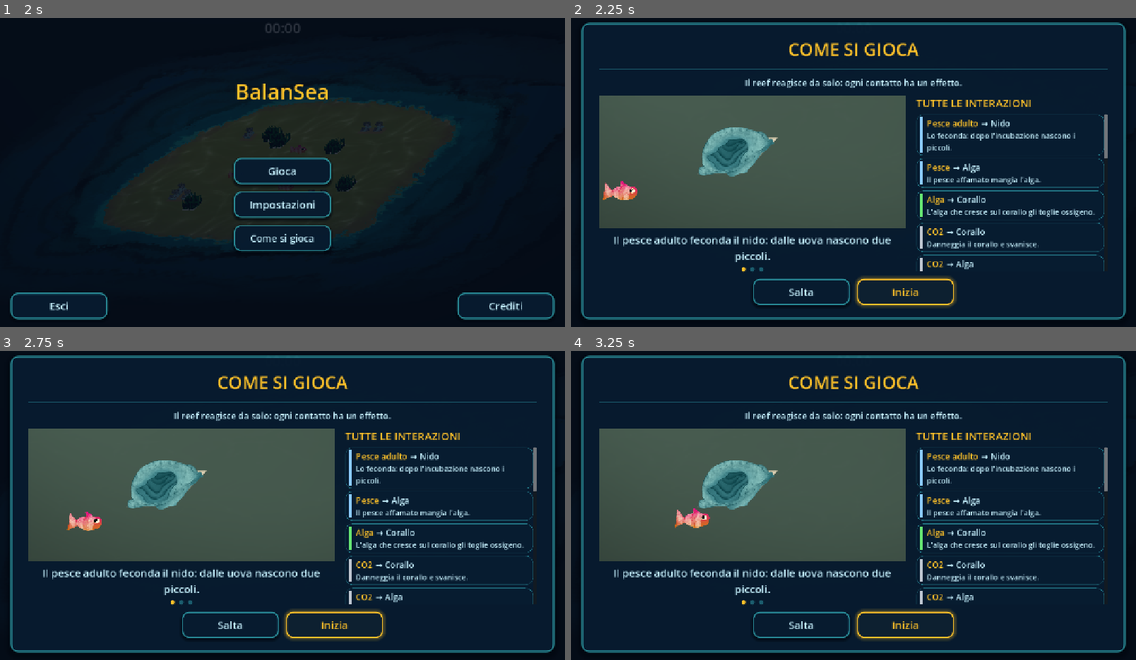
Above: before the commit, frames 1-4 (two rows, left to right).
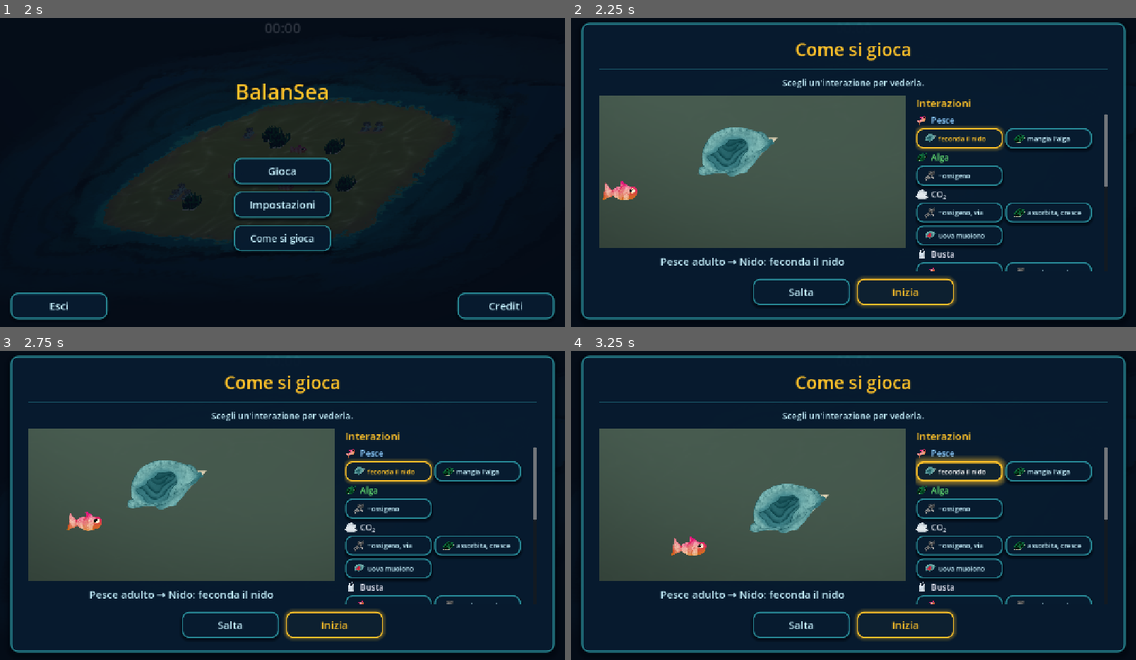
Above: after the commit, the same moments.

Repository: TakFog/rgj2026
Game: Godot game, scene res://main/main.tscn
Two runs of this game, one before a commit and one after it. Both use one fixed random seed, a clock stepped at 60 frames per second and the inputs below. Sound files missing from this copy of the repository are replaced by a short silence.
Inputs (mouse positions are in pixels of both pictures, inside the frame that each line leads up to):
- Up to frame 1 (2 s): click "Impostazioni" at 0.5 s; click "Indietro" at 1.25 s
- Up to frame 2 (2.25 s): click "Gioca" at 2 s
- Up to frame 3 (2.75 s): no input
- Up to frame 4 (3.25 s): click (960, 471) at 2.75 s, where only the run after the commit has a clickable "feconda il nido"

Frame 1 is identical in both runs. In frame 2, 10% of the frame differs, in the area x 5-95%, y 7-83%; in frame 3, 10%; in frame 4, 14%.

Commit message:
Rework Come si gioca into grouped interaction chips and a driven stage

Diff:
--- /dev/null
+++ b/core/tutorial_icons.gd
@@ -0,0 +1,38 @@
+class_name TutorialIcons
+extends RefCounted
+## Shared icon textures for the "Come si gioca" chips and stage. Reuses the
+## game's own sprites so the reference looks like the reef, not a generic UI.
+
+const CO2_TEXTURE := preload("res://assets/sprites/temp/co2_cloud.svg")
+
+const HEIGHTS := {
+	&"fish": 70.0,
+	&"coral": 140.0,
+	&"algae": 105.0,
+	&"nest": 130.0,
+	&"nest_eggs": 130.0,
+	&"co2": 100.0,
+	&"bag": 80.0,
+	&"cyclone": 110.0,
+	&"predator": 120.0,
+	&"turtle": 100.0,
+}
+
+
+static func texture(id: StringName) -> Texture2D:
+	match id:
+		&"fish": return FishVisual.TEXTURE
+		&"coral": return Coral.CORAL_TEXTURE
+		&"algae": return Algae.TEXTURE
+		&"nest": return Nest.EMPTY_TEXTURE
+		&"nest_eggs": return Nest.EGGS_TEXTURE
+		&"co2": return CO2_TEXTURE
+		&"bag": return PlasticBag.TEXTURE
+		&"cyclone": return Cyclone.TEXTURE
+		&"predator": return PredatorVisual.TEXTURE
+		&"turtle": return TurtleVisual.TEXTURE
+		_: return null
+
+
+static func height(id: StringName) -> float:
+	return HEIGHTS.get(id, 100.0)
--- a/core/tutorial_interactions.gd
+++ b/core/tutorial_interactions.gd
@@ -1,98 +1,98 @@
 class_name TutorialInteractions
 extends RefCounted
-## Complete player-facing interaction reference for the "Come si gioca" screen.
-## Mirrors docs/GDD.md §8 (plus the two core fish behaviours), but describes the
-## effects qualitatively so balance-number changes do not make the tutorial stale.
+## Player-facing interaction reference for the "Come si gioca" screen.
+## Mirrors docs/GDD.md §8 (plus the two core fish behaviours). Effects are short
+## so they fit on a chip and stay true if balance numbers change.
 
 const ROWS: Array[Dictionary] = [
 	{
-		"agent": "Pesce adulto", "target": "Nido",
-		"effect": "Lo feconda: dopo l'incubazione nascono i piccoli.",
-		"color": Color(0.55, 0.8, 1.0),
+		"id": &"fish_nest", "group": "Pesce", "agent": "Pesce adulto",
+		"agent_id": &"fish", "target": "Nido", "target_id": &"nest",
+		"short": "feconda il nido", "color": Color(0.55, 0.8, 1.0),
 	},
 	{
-		"agent": "Pesce", "target": "Alga",
-		"effect": "Il pesce affamato mangia l'alga.",
-		"color": Color(0.55, 0.8, 1.0),
+		"id": &"fish_algae", "group": "Pesce", "agent": "Pesce",
+		"agent_id": &"fish", "target": "Alga", "target_id": &"algae",
+		"short": "mangia l'alga", "color": Color(0.55, 0.8, 1.0),
 	},
 	{
-		"agent": "Alga", "target": "Corallo",
-		"effect": "L'alga che cresce sul corallo gli toglie ossigeno.",
-		"color": Color(0.4, 0.9, 0.45),
+		"id": &"algae_coral", "group": "Alga", "agent": "Alga",
+		"agent_id": &"algae", "target": "Corallo", "target_id": &"coral",
+		"short": "−ossigeno", "color": Color(0.4, 0.9, 0.45),
 	},
 	{
-		"agent": "CO2", "target": "Corallo",
-		"effect": "Danneggia il corallo e svanisce.",
-		"color": Color(0.75, 0.78, 0.82),
+		"id": &"co2_coral", "group": "CO₂", "agent": "CO₂",
+		"agent_id": &"co2", "target": "Corallo", "target_id": &"coral",
+		"short": "−ossigeno, via", "color": Color(0.75, 0.78, 0.82),
 	},
 	{
-		"agent": "CO2", "target": "Alga",
-		"effect": "Viene assorbita e l'alga si espande subito.",
-		"color": Color(0.75, 0.78, 0.82),
+		"id": &"co2_algae", "group": "CO₂", "agent": "CO₂",
+		"agent_id": &"co2", "target": "Alga", "target_id": &"algae",
+		"short": "assorbita, cresce", "color": Color(0.75, 0.78, 0.82),
 	},
 	{
-		"agent": "CO2", "target": "Nido con uova",
-		"effect": "Le uova muoiono; il nido torna vuoto.",
-		"color": Color(0.75, 0.78, 0.82),
+		"id": &"co2_nest", "group": "CO₂", "agent": "CO₂",
+		"agent_id": &"co2", "target": "Nido con uova", "target_id": &"nest_eggs",
+		"short": "uova muoiono", "color": Color(0.75, 0.78, 0.82),
 	},
 	{
-		"agent": "Busta", "target": "Pesce",
-		"effect": "Il pesce muore; la busta resta.",
-		"color": Color(0.9, 0.9, 0.95),
+		"id": &"bag_fish", "group": "Busta", "agent": "Busta",
+		"agent_id": &"bag", "target": "Pesce", "target_id": &"fish",
+		"short": "pesce muore", "color": Color(0.9, 0.9, 0.95),
 	},
 	{
-		"agent": "Busta", "target": "Corallo",
-		"effect": "Danneggia il corallo e svanisce.",
-		"color": Color(0.9, 0.9, 0.95),
+		"id": &"bag_coral", "group": "Busta", "agent": "Busta",
+		"agent_id": &"bag", "target": "Corallo", "target_id": &"coral",
+		"short": "−ossigeno, via", "color": Color(0.9, 0.9, 0.95),
 	},
 	{
-		"agent": "Ciclone", "target": "Pesce o alga",
-		"effect": "Pesci e alghe vengono distrutti.",
-		"color": Color(0.45, 0.85, 0.95),
+		"id": &"cyclone_fish_algae", "group": "Ciclone", "agent": "Ciclone",
+		"agent_id": &"cyclone", "target": "Pesce o alga", "target_id": &"fish",
+		"short": "distrutti", "color": Color(0.45, 0.85, 0.95),
 	},
 	{
-		"agent": "Ciclone", "target": "Nido",
-		"effect": "Il nido viene distrutto.",
-		"color": Color(0.45, 0.85, 0.95),
+		"id": &"cyclone_nest", "group": "Ciclone", "agent": "Ciclone",
+		"agent_id": &"cyclone", "target": "Nido", "target_id": &"nest",
+		"short": "nido distrutto", "color": Color(0.45, 0.85, 0.95),
 	},
 	{
-		"agent": "Ciclone", "target": "CO2 o busta",
-		"effect": "Le minacce vengono rimosse.",
-		"color": Color(0.45, 0.85, 0.95),
+		"id": &"cyclone_threat", "group": "Ciclone", "agent": "Ciclone",
+		"agent_id": &"cyclone", "target": "CO₂ o busta", "target_id": &"co2",
+		"short": "minaccia via", "color": Color(0.45, 0.85, 0.95),
 	},
 	{
-		"agent": "Ciclone", "target": "Predatore",
-		"effect": "Il predatore viene rimosso.",
-		"color": Color(0.45, 0.85, 0.95),
+		"id": &"cyclone_predator", "group": "Ciclone", "agent": "Ciclone",
+		"agent_id": &"cyclone", "target": "Predatore", "target_id": &"predator",
+		"short": "predatore via", "color": Color(0.45, 0.85, 0.95),
 	},
 	{
-		"agent": "Ciclone", "target": "Corallo",
-		"effect": "Il corallo muore; il ciclone svanisce.",
-		"color": Color(0.45, 0.85, 0.95),
+		"id": &"cyclone_coral", "group": "Ciclone", "agent": "Ciclone",
+		"agent_id": &"cyclone", "target": "Corallo", "target_id": &"coral",
+		"short": "corallo muore", "color": Color(0.45, 0.85, 0.95),
 	},
 	{
-		"agent": "Predatore", "target": "Pesce",
-		"effect": "Il predatore mangia il pesce.",
-		"color": Color(1.0, 0.55, 0.25),
+		"id": &"predator_fish", "group": "Predatore", "agent": "Predatore",
+		"agent_id": &"predator", "target": "Pesce", "target_id": &"fish",
+		"short": "mangiato", "color": Color(1.0, 0.55, 0.25),
 	},
 	{
-		"agent": "Predatore", "target": "Nido con uova",
-		"effect": "Mangia le uova; il nido torna vuoto.",
-		"color": Color(1.0, 0.55, 0.25),
+		"id": &"predator_eggs", "group": "Predatore", "agent": "Predatore",
+		"agent_id": &"predator", "target": "Nido con uova", "target_id": &"nest_eggs",
+		"short": "uova mangiate", "color": Color(1.0, 0.55, 0.25),
 	},
 	{
-		"agent": "Tartaruga", "target": "Predatore",
-		"effect": "Lo allontana: smette di cacciare e se ne va.",
-		"color": Color(0.4, 1.0, 0.6),
+		"id": &"turtle_predator", "group": "Tartaruga", "agent": "Tartaruga",
+		"agent_id": &"turtle", "target": "Predatore", "target_id": &"predator",
+		"short": "lo allontana", "color": Color(0.4, 1.0, 0.6),
 	},
 	{
-		"agent": "Tartaruga", "target": "Busta",
-		"effect": "Rimuove la busta, poi se ne va.",
-		"color": Color(0.4, 1.0, 0.6),
+		"id": &"turtle_bag", "group": "Tartaruga", "agent": "Tartaruga",
+		"agent_id": &"turtle", "target": "Busta", "target_id": &"bag",
+		"short": "busta via", "color": Color(0.4, 1.0, 0.6),
 	},
 	{
-		"agent": "Tartaruga", "target": "Alga",
-		"effect": "La mangia, più in fretta di un pesce.",
-		"color": Color(0.4, 1.0, 0.6),
+		"id": &"turtle_algae", "group": "Tartaruga", "agent": "Tartaruga",
+		"agent_id": &"turtle", "target": "Alga", "target_id": &"algae",
+		"short": "mangia l'alga", "color": Color(0.4, 1.0, 0.6),
 	},
 ]
--- /dev/null
+++ b/tests/unit/test_tutorial_icons.gd
@@ -0,0 +1,14 @@
+extends TestCase
+## Every interaction icon must resolve to one of the game's own textures.
+
+func test_every_icon_has_a_texture() -> void:
+	for id in [
+		&"fish", &"coral", &"algae", &"nest", &"nest_eggs",
+		&"co2", &"bag", &"cyclone", &"predator", &"turtle",
+	]:
+		assert_true(TutorialIcons.texture(id) != null, "missing icon: %s" % id)
+		assert_true(TutorialIcons.height(id) > 0.0, "missing height: %s" % id)
+
+
+func test_unknown_icon_returns_null() -> void:
+	assert_eq(TutorialIcons.texture(&"nope"), null)
--- a/tests/unit/test_tutorial_interactions.gd
+++ b/tests/unit/test_tutorial_interactions.gd
@@ -5,20 +5,23 @@
 	var keys := {}
 	for row in TutorialInteractions.ROWS:
 		assert_false(row["agent"].is_empty(), "empty agent")
+		assert_false(row["agent_id"].is_empty(), "empty agent id")
 		assert_false(row["target"].is_empty(), "empty target")
-		assert_false(row["effect"].is_empty(), "empty effect")
+		assert_false(row["target_id"].is_empty(), "empty target id")
+		assert_false(row["short"].is_empty(), "empty short effect")
+		assert_false(row["group"].is_empty(), "empty group")
 		keys["%s|%s" % [row["agent"], row["target"]]] = true
 
 	for key in [
 		"Alga|Corallo",
-		"CO2|Corallo",
-		"CO2|Alga",
-		"CO2|Nido con uova",
+		"CO₂|Corallo",
+		"CO₂|Alga",
+		"CO₂|Nido con uova",
 		"Busta|Pesce",
 		"Busta|Corallo",
 		"Ciclone|Pesce o alga",
 		"Ciclone|Nido",
-		"Ciclone|CO2 o busta",
+		"Ciclone|CO₂ o busta",
 		"Ciclone|Predatore",
 		"Ciclone|Corallo",
 		"Predatore|Pesce",
--- a/tests/unit/test_tutorial_stage.gd
+++ b/tests/unit/test_tutorial_stage.gd
@@ -1,26 +1,26 @@
 extends TestCase
 
 
-func test_every_step_builds_visuals() -> void:
+func test_every_interaction_builds_visuals() -> void:
 	var stage := TutorialStage.new()
-	for i in TutorialSequence.CAPTIONS.size():
-		stage.show_step(i)
-		assert_true(stage.sprite_count() > 0, "step %d has no visuals" % i)
+	for row in TutorialInteractions.ROWS:
+		stage.show_interaction(row)
+		assert_true(stage.sprite_count() > 0, "interaction %s has no visuals" % row["id"])
 	stage.stop()
 	assert_eq(stage.sprite_count(), 0)
 
 
-func test_rebuilding_a_step_does_not_stack_visuals() -> void:
+func test_rebuilding_an_interaction_does_not_stack_visuals() -> void:
 	var stage := TutorialStage.new()
-	stage.show_step(0)
+	stage.show_interaction(TutorialInteractions.ROWS[0])
 	var first := stage.sprite_count()
-	stage.show_step(0)
-	assert_eq(stage.sprite_count(), first, "show_step must clear before rebuilding")
+	stage.show_interaction(TutorialInteractions.ROWS[0])
+	assert_eq(stage.sprite_count(), first, "show_interaction must clear before rebuilding")
 
 
 func test_stage_does_not_join_gameplay_groups() -> void:
 	var stage := TutorialStage.new()
-	stage.show_step(2)
+	stage.show_interaction(TutorialInteractions.ROWS[2])
 	for node in stage.visual_nodes():
 		for group in [Groups.FISH, Groups.NESTS, Groups.CORALS, Groups.ALGAE, Groups.THREATS]:
 			assert_false(node.is_in_group(group), "%s joined %s" % [node.name, group])
--- a/ui/b_tutorial_screen.gd
+++ b/ui/b_tutorial_screen.gd
@@ -13,19 +13,21 @@
 enum Mode { START, REVIEW }
 enum InputAction { NONE, NEXT, PRIMARY }
 
-const SECONDS_PER_STEP := 6.0
+## Replay the selected interaction after this many seconds.
+const LOOP_SECONDS := 5.8
 const SCREEN_MARGIN := 24.0
 const RIGHT_COLUMN_MIN_WIDTH := 340.0
 const CAPTION_FONT_SIZE := 24
 
 var _mode := Mode.START
-var _sequence: TutorialSequence
 var _stage: TutorialStage
 var _caption: Label
-var _dots: Array[Panel] = []
 var _skip: Button
 var _primary: Button
 var _elapsed := 0.0
+var _selected_index := 0
+var _chips: Array[Button] = []
+var _chip_rows: Array[int] = []
 
 
 static func primary_label(mode: Mode) -> String:
@@ -57,8 +59,6 @@
 	color = SeaStyle.OVERLAY_COLOR
 	set_anchors_and_offsets_preset(Control.PRESET_FULL_RECT)
 
-	_sequence = TutorialSequence.new()
-
 	var margin := MarginContainer.new()
 	margin.set_anchors_and_offsets_preset(Control.PRESET_FULL_RECT)
 	for side in ["left", "right", "top", "bottom"]:
@@ -78,13 +78,13 @@
 	card.add_child(box)
 
 	var title := Label.new()
-	title.text = "COME SI GIOCA"
+	title.text = "Come si gioca"
 	SeaStyle.style_title(title)
 	box.add_child(title)
 	box.add_child(SeaStyle.divider())
 
 	var intro := Label.new()
-	intro.text = "Il reef reagisce da solo: ogni contatto ha un effetto."
+	intro.text = "Scegli un'interazione per vederla."
 	intro.horizontal_alignment = HORIZONTAL_ALIGNMENT_CENTER
 	intro.add_theme_font_size_override("font_size", 20)
 	intro.add_theme_color_override("font_color", SeaStyle.CAPTION_COLOR)
@@ -118,7 +118,6 @@
 	_caption.custom_minimum_size = Vector2(0, 46)
 	_caption.size_flags_horizontal = Control.SIZE_EXPAND_FILL
 	left.add_child(_caption)
-	left.add_child(_build_dots())
 
 	# Right: the complete GDD §8 interaction reference.
 	var right := VBoxContainer.new()
@@ -129,7 +128,7 @@
 	content.add_child(right)
 
 	var list_title := Label.new()
-	list_title.text = "TUTTE LE INTERAZIONI"
+	list_title.text = "Interazioni"
 	list_title.add_theme_font_size_override("font_size", 24)
 	list_title.add_theme_color_override("font_color", SeaStyle.SAND_COLOR)
 	right.add_child(list_title)
@@ -145,8 +144,8 @@
 	rows.add_theme_constant_override("separation", 6)
 	rows.mouse_filter = Control.MOUSE_FILTER_IGNORE
 	scroll.add_child(rows)
-	for data in TutorialInteractions.ROWS:
-		rows.add_child(_interaction_row(data))
+	for group in _grouped_rows():
+		rows.add_child(_build_group(group))
 
 	var actions := HBoxContainer.new()
 	actions.alignment = BoxContainer.ALIGNMENT_CENTER
@@ -166,12 +165,11 @@
 ## Shows the tutorial in START (after Play) or REVIEW (from the menu).
 func open(mode: Mode) -> void:
 	_mode = mode
-	_sequence.reset()
 	_elapsed = 0.0
 	visible = true
 	_skip.visible = skip_visible(mode)
 	_primary.text = primary_label(mode)
-	_show_current()
+	_select_interaction(0)
 
 
 func close() -> void:
@@ -183,21 +181,38 @@
 	if not visible:
 		return
 	_elapsed += delta
-	if _elapsed >= SECONDS_PER_STEP:
-		_next_step()
-
-
-func _next_step() -> void:
-	_sequence.advance()
+	if _elapsed >= LOOP_SECONDS:
+		_elapsed = 0.0
+		_stage.show_interaction(TutorialInteractions.ROWS[_selected_index])
+
+
+## Selects one interaction: rebuilds the stage and refreshes the chip highlight.
+func _select_interaction(index: int) -> void:
+	if index < 0 or index >= TutorialInteractions.ROWS.size():
+		return
+	_selected_index = index
 	_elapsed = 0.0
-	_show_current()
-
-
-func _show_current() -> void:
-	_stage.show_step(_sequence.index)
-	_caption.text = _sequence.caption()
-	for i in _dots.size():
-		_dots[i].add_theme_stylebox_override("panel", _dot_style(i == _sequence.index))
+	var row := TutorialInteractions.ROWS[index]
+	_stage.show_interaction(row)
+	_caption.text = "%s → %s: %s" % [row["agent"], row["target"], row["short"]]
+	_refresh_chips()
+
+
+func _select_next() -> void:
+	_select_interaction((_selected_index + 1) % TutorialInteractions.ROWS.size())
+
+
+func _on_chip_pressed(index: int) -> void:
+	button_pressed.emit()
+	_select_interaction(index)
+
+
+func _refresh_chips() -> void:
+	for i in _chips.size():
+		if _chip_rows[i] == _selected_index:
+			SeaStyle.style_highlighted_button(_chips[i])
+		else:
+			SeaStyle.style_button(_chips[i])
 
 
 func _on_primary_pressed() -> void:
@@ -235,93 +250,84 @@
 			_on_primary_pressed()
 		InputAction.NEXT:
 			get_viewport().set_input_as_handled()
-			_next_step()
-
-
-## One interaction row: coloured agent name, arrow, target and effect.
-func _interaction_row(data: Dictionary) -> Control:
-	var panel := PanelContainer.new()
-	var style := SeaStyle.card_box(0.15, 1)
-	style.shadow_size = 0
-	style.content_margin_left = 10.0
-	style.content_margin_right = 10.0
-	style.content_margin_top = 7.0
-	style.content_margin_bottom = 7.0
-	panel.add_theme_stylebox_override("panel", style)
-	panel.size_flags_horizontal = Control.SIZE_EXPAND_FILL
-	panel.mouse_filter = Control.MOUSE_FILTER_IGNORE
-
-	var row := HBoxContainer.new()
-	row.add_theme_constant_override("separation", 10)
-	row.mouse_filter = Control.MOUSE_FILTER_IGNORE
-	panel.add_child(row)
-
-	var accent := ColorRect.new()
-	accent.color = data.get("color", SeaStyle.RIM_COLOR)
-	accent.custom_minimum_size = Vector2(4, 0)
-	accent.mouse_filter = Control.MOUSE_FILTER_IGNORE
-	row.add_child(accent)
-
-	var text := VBoxContainer.new()
-	text.size_flags_horizontal = Control.SIZE_EXPAND_FILL
-	text.add_theme_constant_override("separation", 2)
-	text.mouse_filter = Control.MOUSE_FILTER_IGNORE
-	row.add_child(text)
+			_select_next()
+
+
+## Preserves the source order while grouping rows by their agent.
+func _grouped_rows() -> Array[Dictionary]:
+	var groups: Array[Dictionary] = []
+	var by_label := {}
+	for i in TutorialInteractions.ROWS.size():
+		var row := TutorialInteractions.ROWS[i]
+		var label: String = row["group"]
+		if not by_label.has(label):
+			var group := {
+				"label": label,
+				"agent_id": row["agent_id"],
+				"color": row["color"],
+				"rows": [],
+			}
+			by_label[label] = group
+			groups.append(group)
+		var current: Dictionary = by_label[label]
+		current["rows"].append({"row": row, "index": i})
+	return groups
+
+
+func _build_group(group: Dictionary) -> Control:
+	var section := VBoxContainer.new()
+	section.size_flags_horizontal = Control.SIZE_EXPAND_FILL
+	section.add_theme_constant_override("separation", 5)
+	section.mouse_filter = Control.MOUSE_FILTER_IGNORE
 
 	var header := HBoxContainer.new()
-	header.add_theme_constant_override("separation", 6)
+	header.add_theme_constant_override("separation", 8)
 	header.mouse_filter = Control.MOUSE_FILTER_IGNORE
-	text.add_child(header)
-
-	var agent := Label.new()
-	agent.text = data["agent"]
-	agent.add_theme_font_size_override("font_size", 19)
-	agent.add_theme_color_override("font_color", SeaStyle.SAND_COLOR)
-	agent.mouse_filter = Control.MOUSE_FILTER_IGNORE
-	header.add_child(agent)
-
-	var arrow := Label.new()
-	arrow.text = "→"
-	arrow.add_theme_font_size_override("font_size", 19)
-	arrow.add_theme_color_override("font_color", SeaStyle.CAPTION_COLOR)
-	arrow.mouse_filter = Control.MOUSE_FILTER_IGNORE
-	header.add_child(arrow)
-
-	var target := Label.new()
-	target.text = data["target"]
-	target.add_theme_font_size_override("font_size", 19)
-	target.add_theme_color_override("font_color", SeaStyle.CAPTION_COLOR)
-	target.mouse_filter = Control.MOUSE_FILTER_IGNORE
-	header.add_child(target)
-
-	var effect := Label.new()
-	effect.text = data["effect"]
-	effect.autowrap_mode = TextServer.AUTOWRAP_WORD_SMART
-	effect.add_theme_font_size_override("font_size", 17)
-	effect.add_theme_color_override("font_color", SeaStyle.CAPTION_COLOR)
-	effect.size_flags_horizontal = Control.SIZE_EXPAND_FILL
-	effect.mouse_filter = Control.MOUSE_FILTER_IGNORE
-	text.add_child(effect)
-	return panel
-
-
-func _build_dots() -> HBoxContainer:
-	var row := HBoxContainer.new()
-	row.alignment = BoxContainer.ALIGNMENT_CENTER
-	row.add_theme_constant_override("separation", 10)
-	for i in _sequence.count():
-		var dot := Panel.new()
-		dot.custom_minimum_size = Vector2(10, 10)
-		dot.size_flags_vertical = Control.SIZE_SHRINK_CENTER
-		dot.mouse_filter = Control.MOUSE_FILTER_IGNORE
-		_dots.append(dot)
-		row.add_child(dot)
-	return row
-
-
-func _dot_style(active: bool) -> StyleBoxFlat:
-	var box := StyleBoxFlat.new()
-	box.bg_color = SeaStyle.SAND_COLOR if active else Color(SeaStyle.RIM_COLOR, 0.35)
-	box.set_corner_radius_all(5)
-	box.anti_aliasing = true
-	return box
+	section.add_child(header)
+
+	var icon := TextureRect.new()
+	icon.texture = TutorialIcons.texture(StringName(group["agent_id"]))
+	icon.custom_minimum_size = Vector2(26, 26)
+	icon.expand_mode = TextureRect.EXPAND_IGNORE_SIZE
+	icon.stretch_mode = TextureRect.STRETCH_KEEP_ASPECT_CENTERED
+	icon.mouse_filter = Control.MOUSE_FILTER_IGNORE
+	header.add_child(icon)
+
+	var label := Label.new()
+	label.text = group["label"]
+	label.add_theme_font_size_override("font_size", 19)
+	label.add_theme_color_override("font_color", group.get("color", SeaStyle.SAND_COLOR))
+	label.mouse_filter = Control.MOUSE_FILTER_IGNORE
+	header.add_child(label)
+
+	var chips := HFlowContainer.new()
+	chips.size_flags_horizontal = Control.SIZE_EXPAND_FILL
+	chips.add_theme_constant_override("h_separation", 6)
+	chips.add_theme_constant_override("v_separation", 6)
+	chips.mouse_filter = Control.MOUSE_FILTER_IGNORE
+	section.add_child(chips)
+
+	for entry in group["rows"]:
+		chips.add_child(_build_chip(entry["row"], entry["index"]))
+	return section
+
+
+## A target chip: target icon + the short effect. The tooltip spells out the
+## full pair for players who want the exact wording.
+func _build_chip(row: Dictionary, index: int) -> Button:
+	var chip := Button.new()
+	chip.text = row["short"]
+	chip.tooltip_text = "%s → %s: %s" % [row["agent"], row["target"], row["short"]]
+	chip.icon = TutorialIcons.texture(StringName(row["target_id"]))
+	chip.expand_icon = true
+	chip.add_theme_constant_override("icon_max_width", 26)
+	chip.custom_minimum_size = Vector2(196, 46)
+	chip.size_flags_horizontal = Control.SIZE_SHRINK_BEGIN
+	chip.alignment = HORIZONTAL_ALIGNMENT_LEFT
+	chip.add_theme_font_size_override("font_size", 15)
+	chip.focus_mode = Control.FOCUS_NONE
+	chip.pressed.connect(_on_chip_pressed.bind(index))
+	SeaStyle.style_button(chip)
+	_chips.append(chip)
+	_chip_rows.append(index)
+	return chip
--- a/ui/b_tutorial_stage.gd
+++ b/ui/b_tutorial_stage.gd
@@ -29,6 +29,9 @@
 var _ghost_algae: Sprite2D
 var _coral_sprite: Sprite2D
 var _oxygen_bar: OxygenBar
+## Generic interaction vignette (agent on the left, target on the right).
+var _agent: Node2D
+var _target: Node2D
 
 
 func _init(x_axis := Vector2(1, 0), y_axis := Vector2(-0.5, 0.5)) -> void:
@@ -53,20 +56,23 @@
 	material.set_shader_parameter("vignette_strength", 0.4)
 	seabed.material = material
 	add_child(seabed)
-	# show_step() may have run before the node entered the tree.
+	# show_interaction() may have run before the node entered the tree.
 	move_child(seabed, 0)
 
 
-## Builds and (when in the scene tree) animates one vignette.
-func show_step(index: int) -> void:
+## Builds and (when in the scene tree) animates the selected interaction.
+## The three core reactions keep their hand-made vignettes; everything else uses
+## a generic agent-to-target diagram.
+func show_interaction(data: Dictionary) -> void:
 	_clear()
-	match index:
-		0: _build_nest()
-		1: _build_co2()
-		2: _build_coral()
-		_: return
+	var id: StringName = data.get("id", &"")
+	match id:
+		&"fish_nest": _build_nest()
+		&"co2_algae": _build_co2()
+		&"algae_coral": _build_coral()
+		_: _build_generic(data)
 	if is_inside_tree():
-		_animate(index)
+		_animate(id)
 
 
 func stop() -> void:
@@ -207,6 +213,8 @@
 	_ghost_algae = null
 	_coral_sprite = null
 	_oxygen_bar = null
+	_agent = null
+	_target = null
 	if _layer == null:
 		return
 	for child in _layer.get_children():
@@ -237,14 +245,32 @@
 	_oxygen_bar = _make_oxygen_bar(Vector2(5.0, 2.2))
 
 
-func _animate(index: int) -> void:
+func _build_generic(data: Dictionary) -> void:
+	_agent = _generic_visual(StringName(data.get("agent_id", &"")), Vector2(1.2, 2.2))
+	_target = _generic_visual(StringName(data.get("target_id", &"")), Vector2(5.0, 2.2))
+
+
+func _generic_visual(id: StringName, cell: Vector2) -> Node2D:
+	match id:
+		&"co2": return _co2(cell)
+		&"fish": return _fish(cell, true, Vector2.RIGHT)
+		&"algae": return _algae(cell)
+	var texture := TutorialIcons.texture(id)
+	if texture == null:
+		return null
+	var tint := Coral.CORAL_HEALTHY_TINT if id == &"coral" else Color.WHITE
+	return _sprite(texture, TutorialIcons.height(id), cell, tint)
+
+
+func _animate(id: StringName) -> void:
 	var tween := _start_tween()
 	if tween == null:
 		return
-	match index:
-		0: _animate_nest(tween)
-		1: _animate_co2(tween)
-		2: _animate_coral(tween)
+	match id:
+		&"fish_nest": _animate_nest(tween)
+		&"co2_algae": _animate_co2(tween)
+		&"algae_coral": _animate_coral(tween)
+		_: _animate_generic(tween)
 
 
 func _animate_nest(tween: Tween) -> void:
@@ -295,6 +321,31 @@
 	tween.tween_method(_fade_all, 0.0, 1.0, 0.5).set_delay(5.2)
 
 
+## Generic vignette: the agent slides into the target, the target flashes and
+## the agent fades (or dissolves, for CO2).
+func _animate_generic(tween: Tween) -> void:
+	var agent := _agent
+	var target := _target
+	if agent == null or target == null:
+		return
+	tween.tween_property(agent, "position", _pos(Vector2(4.0, 2.2)), 1.2).set_delay(0.2)
+	tween.tween_callback(func() -> void:
+		if not is_instance_valid(agent) or not is_instance_valid(target):
+			return
+		_pulse(target, 1.1, 0.35)
+		if agent is Co2Bubbles:
+			(agent as Co2Bubbles).vanish()
+		else:
+			var fade := _extra_tween()
+			fade.tween_property(agent, "modulate:a", 0.0, 0.3)
+		var flash := _extra_tween()
+		var original: Color = target.modulate
+		flash.tween_property(target, "modulate", Color(2.0, 0.6, 0.6, 1.0), 0.15)
+		flash.tween_property(target, "modulate", original, 0.25)
+	).set_delay(1.2)
+	tween.tween_method(_fade_all, 0.0, 1.0, 0.5).set_delay(4.2)
+
+
 ## Sweeping arc that compresses the nest's 20-second wait into the vignette.
 class ClockRing extends Node2D:
 	var ratio := 0.0:
Not shown, added: core/tutorial_icons.gd.uid
Not shown, added: tests/unit/test_tutorial_icons.gd.uid
